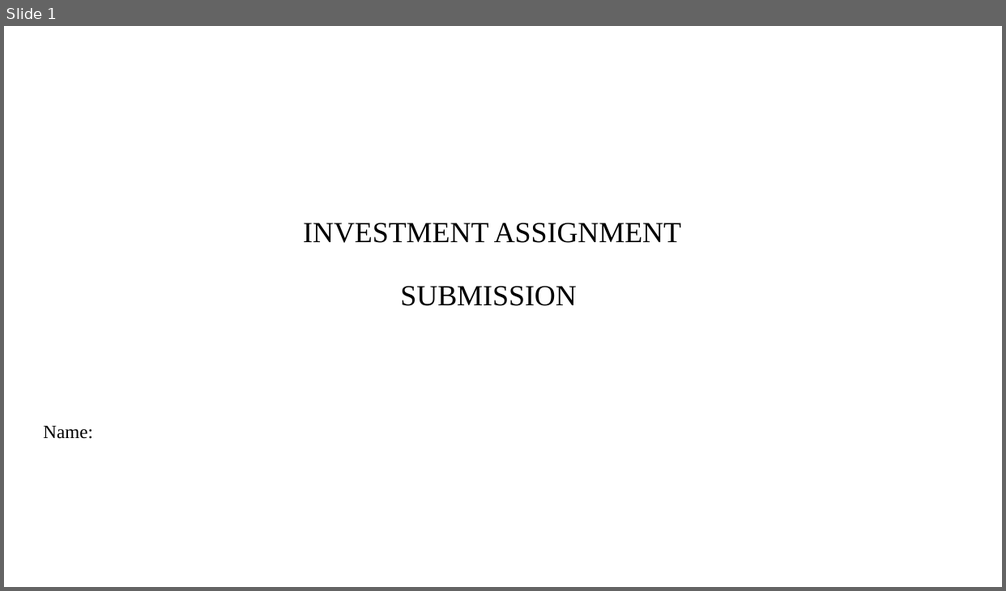
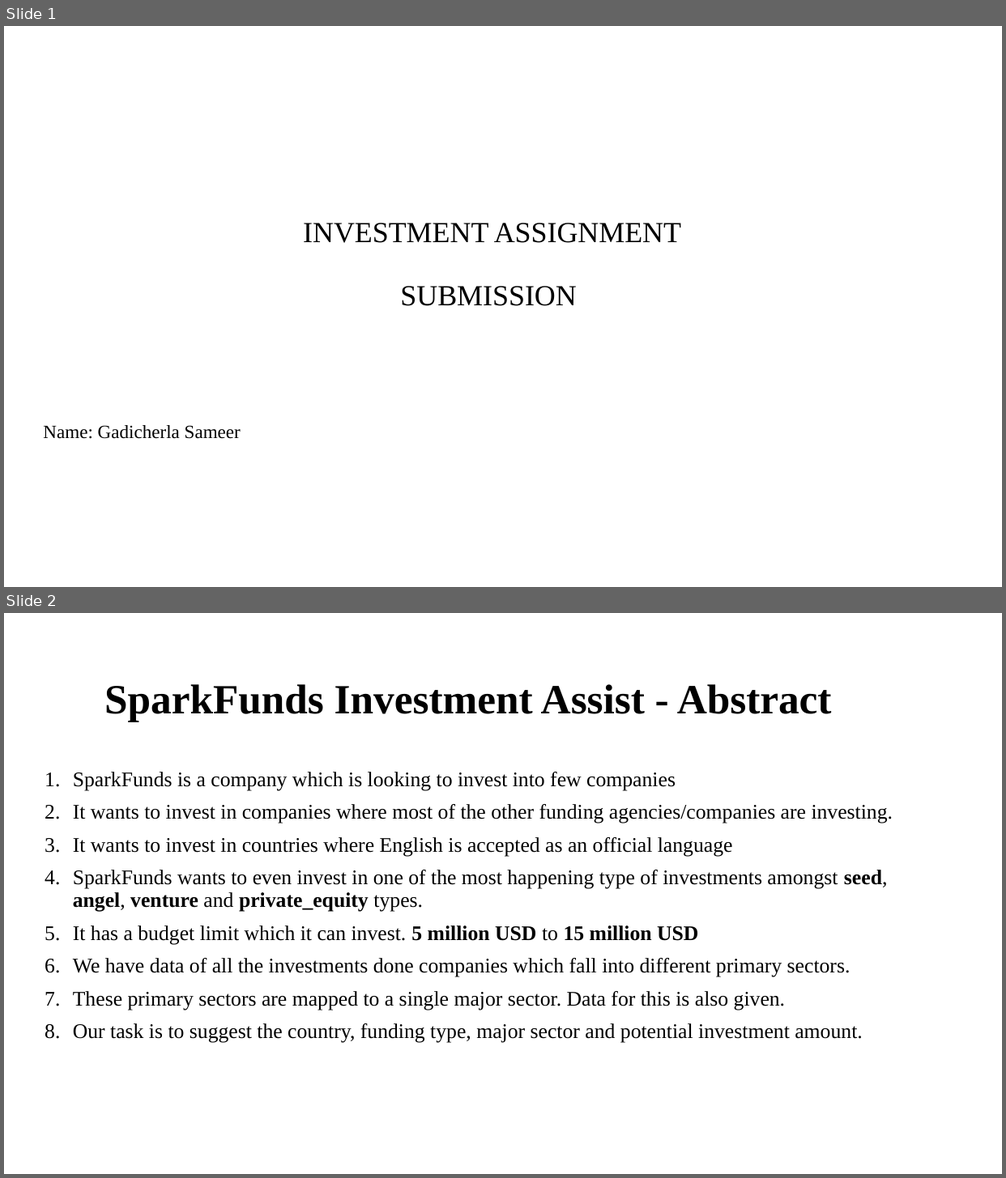
Before and after one commit to sameerg07/EDA_SparkFunds, a slide deck: Data/INVEST.pptx. Shown one above the other, each under a label of ours: slide 1 before the commit, slides 1 and 2 after it. The pictures are 1006x591 and 1006x1178 pixels, drawn with LibreOffice and Linux fonts; fonts in the diff are those of the drawing; background and template pictures are left out. Boxes give left, top, right and bottom in pixels: in the first picture for what was removed or moved away, otherwise in the second. Text is boxed around its words. In the diff, an @@ line names an element or a change of style, - is before the commit and + after.

```diff
--- a/Data/INVEST.pptx
+++ b/Data/INVEST.pptx
@@ slide 2 added at <box>4,613,1002,1174</box>, background #FFFFFF @@
@@ title added at <box>104,684,832,722</box>, 40 pt, text #000000, bold @@
+SparkFunds Investment Assist - Abstract
@@ text added at <box>73,772,893,1043</box>, 20 pt, text #000000 @@
+1. SparkFunds is a company which is looking to invest into few companies
+2. It wants to invest in companies where most of the other funding agencies/companies are investing.
+3. It wants to invest in countries where English is accepted as an official language
+4. SparkFunds wants to even invest in one of the most happening type of investments amongst seed, angel, venture and private_equity types.
+5. It has a budget limit which it can invest. 5 million USD to 15 million USD
+6. We have data of all the investments done companies which fall into different primary sectors.
+7. These primary sectors are mapped to a single major sector. Data for this is also given.
+8. Our task is to suggest the country, funding type, major sector and potential investment amount.
@@ slide 1 changed as well @@
@@ subtitle at <box>43,425,241,439</box>: text changed @@
-Name:
+Name: Gadicherla Sameer
```
Also in this commit, not shown: 9 other slides added, 9 slides removed, 4 other files.
